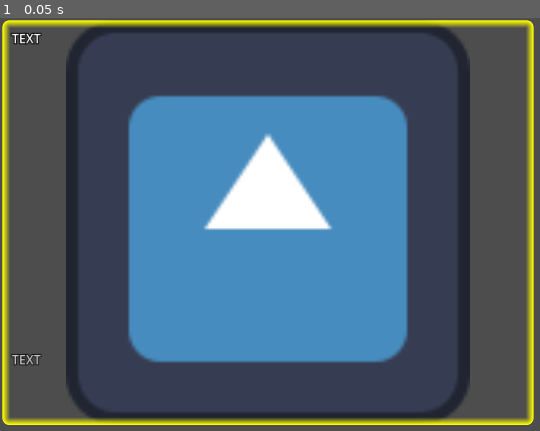
Above: before the commit, frame 1.
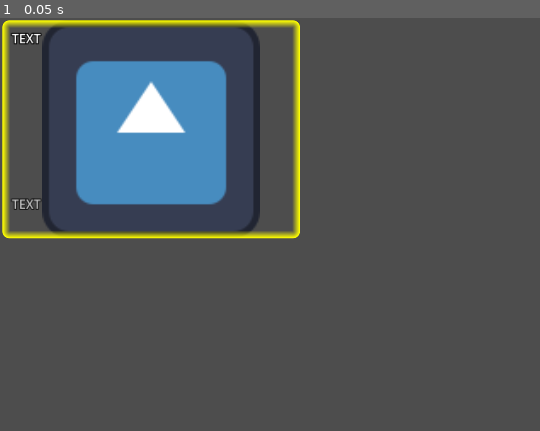
Above: after the commit, the same moment.

Repository: anthonyj-codestuff/dupeguru-csv-handler
Game: Godot game, scene res://scenes/Image.tscn
Two runs of this game, one before a commit and one after it. Both use one fixed random seed, a clock stepped at 60 frames per second and the inputs below. This scene is started directly instead of the project's main scene. The engine's default icon, where the game draws it, is replaced by a stand-in: a white triangle on a blue panel in a dark square.
Inputs:
- Up to frame 1 (0.05 s): no input

The runs differ from the first frame. In frame 1, 47% of the frame differs, in the area x 0-99%, y 0-99%.

Commit message:
More scale tweaking

Diff:
--- a/project/scenes/Image.gd
+++ b/project/scenes/Image.gd
@@ -11,7 +11,7 @@
 var autoselectReasons = []
 
 func setProperties(options:ImageOptions):
-	BorderNode = get_node("SelectedBorder")
+	BorderNode = get_node("PanelContainer/SelectedBorder")
 	TextureNode = get_node("TextureRect")
 	FilenameLabelNode = get_node("PanelContainer/MarginContainer/VBoxContainer/FilenameLabel")
 	InfoLabelNode = get_node("PanelContainer/MarginContainer/VBoxContainer/HBoxContainer/InfoLabel")
--- a/project/scenes/Image.tscn
+++ b/project/scenes/Image.tscn
@@ -12,8 +12,8 @@
 anchors_preset = 15
 anchor_right = 1.0
 anchor_bottom = 1.0
-offset_right = -338.0
-offset_bottom = -52.0
+offset_right = -637.0
+offset_bottom = -291.0
 grow_horizontal = 2
 grow_vertical = 2
 size_flags_horizontal = 3
@@ -23,21 +23,22 @@
 theme_override_constants/margin_bottom = 3
 script = ExtResource("1_qxd73")
 
-[node name="SelectedBorder" type="PanelContainer" parent="."]
+[node name="PanelContainer" type="PanelContainer" parent="."]
+clip_children = 1
+layout_mode = 2
+mouse_filter = 2
+
+[node name="SelectedBorder" type="PanelContainer" parent="PanelContainer"]
 z_index = 1
 layout_mode = 2
 theme = SubResource("Theme_5u7tv")
-
-[node name="PanelContainer" type="PanelContainer" parent="."]
-clip_children = 1
-layout_mode = 2
 
 [node name="MarginContainer" type="MarginContainer" parent="PanelContainer"]
 layout_mode = 2
 theme_override_constants/margin_left = 12
 theme_override_constants/margin_top = 12
 theme_override_constants/margin_right = 12
-theme_override_constants/margin_bottom = 72
+theme_override_constants/margin_bottom = 32
 
 [node name="VBoxContainer" type="VBoxContainer" parent="PanelContainer/MarginContainer"]
 layout_mode = 2
